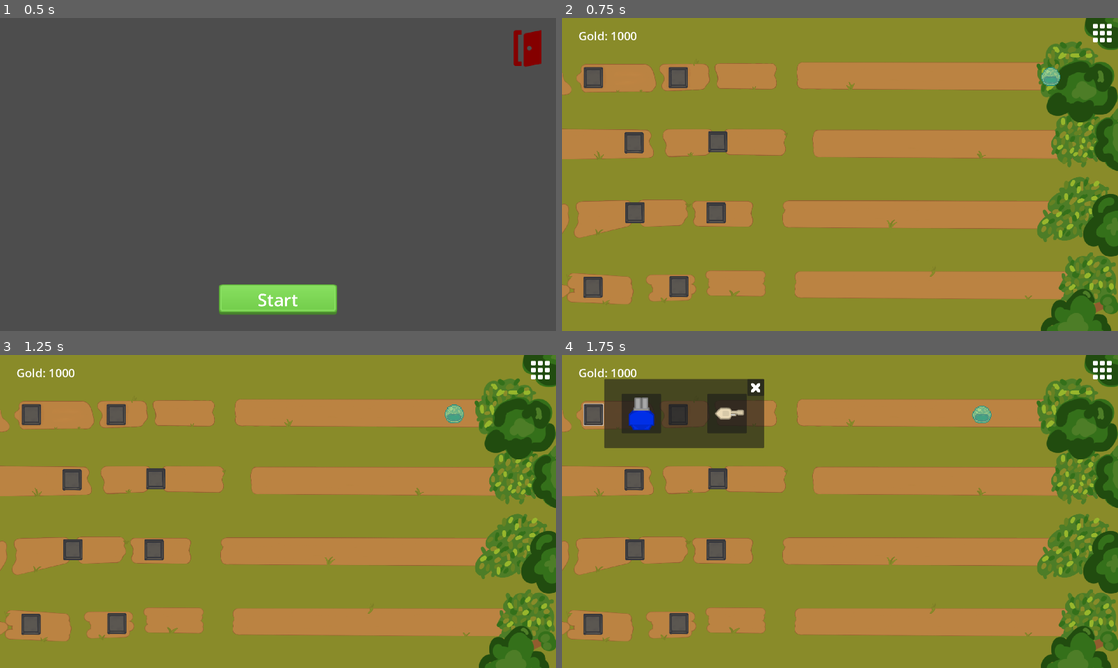
Above: before the commit, frames 1-4 (two rows, left to right).
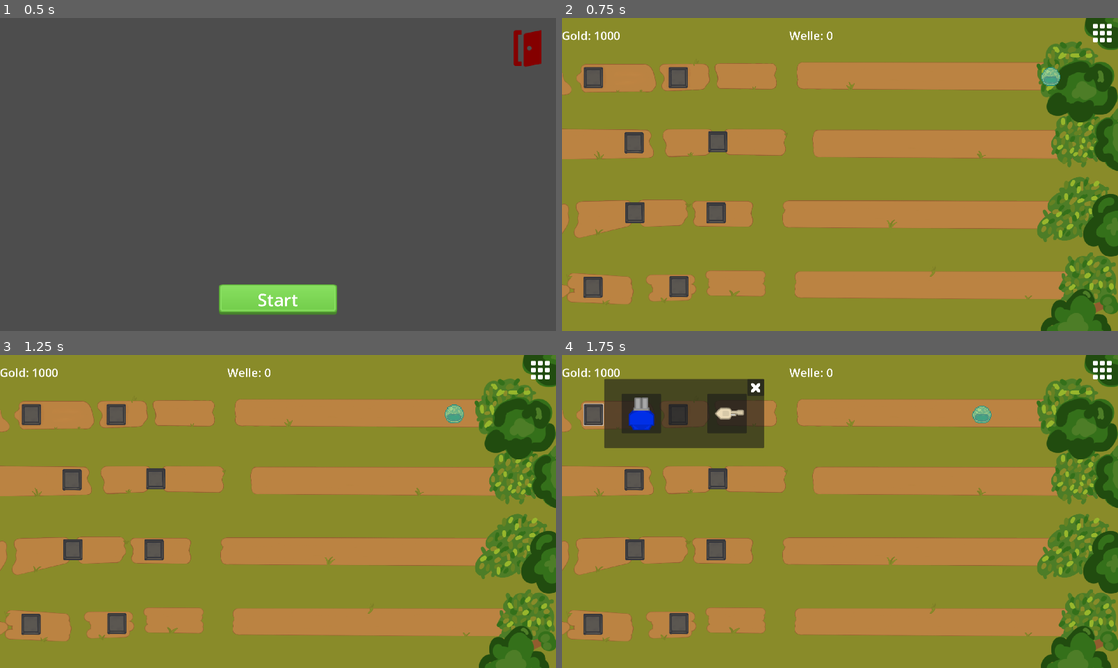
Above: after the commit, the same moments.

Repository: Silas-D/Startprojekt-SM5
Game: Godot game, scene res://Game/UI/mainmenu/main_menu.tscn
Two runs of this game, one before a commit and one after it. Both use one fixed random seed, a clock stepped at 60 frames per second and the inputs below.
Inputs (mouse positions are in pixels of both pictures, inside the frame that each line leads up to):
- Up to frame 1 (0.5 s): no input
- Up to frame 2 (0.75 s): click "Start" at 0.5 s
- Up to frame 3 (1.25 s): no input
- Up to frame 4 (1.75 s): click (595, 414) at 1.25 s

Frame 1 is identical in both runs. In frame 2, 0.3% of the frame differs, in the area x 0-49%, y 4-8%; in frame 3, 0.3%; in frame 4, 0.3%.

Commit message:
WaveCounter hinzugefuegt

Diff:
--- /dev/null
+++ b/Game/UI/Money/WaveCounter.gd
@@ -0,0 +1,3 @@
+extends Node
+
+var current_wave = 0
--- /dev/null
+++ b/Game/UI/Money/WaveCounterLabel.gd
@@ -0,0 +1,5 @@
+extends Label
+
+
+func _process(delta):
+	self.text = "Welle: " + str(WaveCounter.current_wave)
--- a/Game/UI/Money/hud.tscn
+++ b/Game/UI/Money/hud.tscn
@@ -1,6 +1,7 @@
-[gd_scene load_steps=2 format=3 uid="uid://cemg8afkqteqr"]
+[gd_scene load_steps=3 format=3 uid="uid://cemg8afkqteqr"]
 
 [ext_resource type="Script" path="res://Game/UI/Money/Symbol.gd" id="1_ttund"]
+[ext_resource type="Script" path="res://Game/UI/Money/WaveCounterLabel.gd" id="2_h7hwg"]
 
 [node name="HUD" type="Control"]
 layout_mode = 3
@@ -25,10 +26,8 @@
 anchors_preset = 15
 anchor_right = 1.0
 anchor_bottom = 1.0
-offset_left = 158.0
-offset_top = 1.0
-offset_right = 158.0
-offset_bottom = 1.0
+offset_left = 100.0
+offset_right = 100.0
 grow_horizontal = 2
 grow_vertical = 2
 
@@ -39,3 +38,19 @@
 horizontal_alignment = 2
 vertical_alignment = 1
 script = ExtResource("1_ttund")
+
+[node name="HBoxContainer" type="HBoxContainer" parent="Infobar"]
+layout_mode = 1
+anchors_preset = 15
+anchor_right = 1.0
+anchor_bottom = 1.0
+offset_left = 860.0
+offset_right = 860.0
+grow_horizontal = 2
+grow_vertical = 2
+
+[node name="WaveCounter" type="Label" parent="Infobar/HBoxContainer"]
+layout_mode = 2
+theme_override_font_sizes/font_size = 40
+text = "Wave"
+script = ExtResource("2_h7hwg")
--- a/Game/main.gd
+++ b/Game/main.gd
@@ -3,7 +3,7 @@
 @onready var pause_menu = $pauseMenu
 var paused = false
 
-var current_wave = 0
+var current_wave = WaveCounter.current_wave
 var enemies_in_wave = 0
 var map_node
 
--- a/project.godot
+++ b/project.godot
@@ -19,6 +19,7 @@
 [autoload]
 
 Money="*res://Game/UI/Money/Money.gd"
+WaveCounter="*res://Game/UI/Money/WaveCounter.gd"
 
 [display]
 
